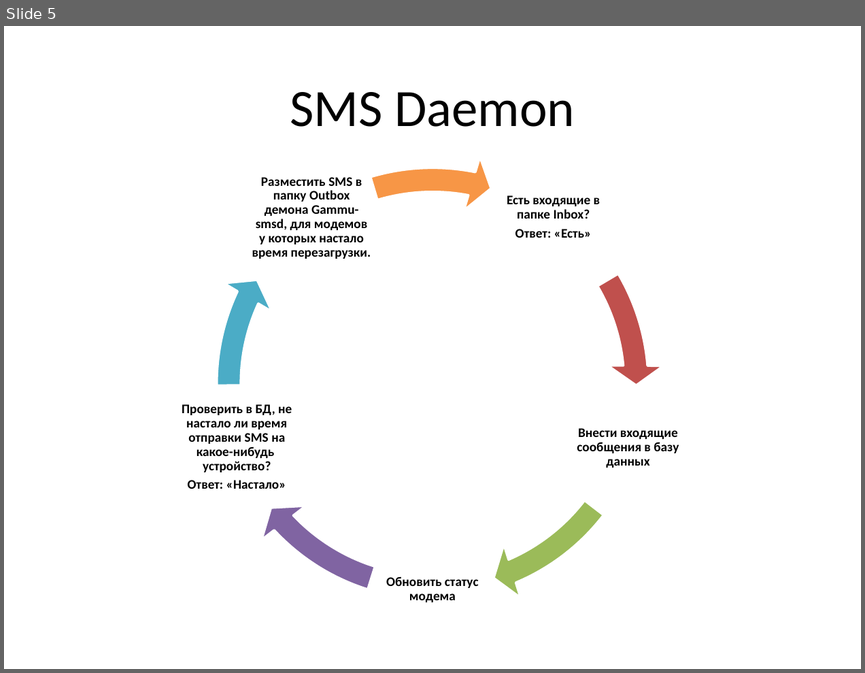
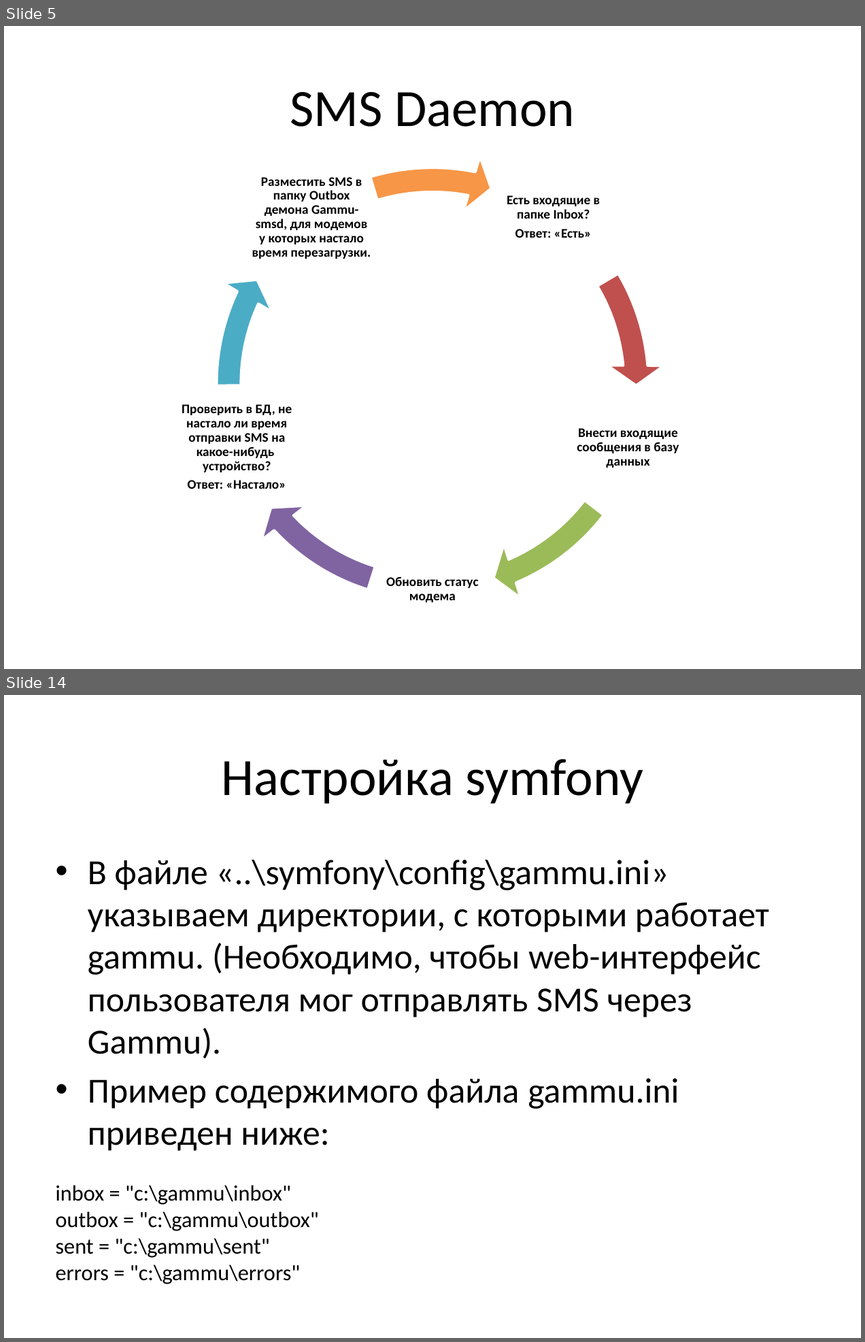
Before and after one commit to humantom88/city_lightning_symphony, a slide deck: doc/SUNO Mmanager.pptx. Shown one above the other, each under a label of ours: slide 5 before the commit, slides 5 and 14 after it; the slides between them are not shown. The pictures are 865x673 and 865x1342 pixels, drawn with LibreOffice and Linux fonts; fonts in the diff are those of the drawing. Boxes give left, top, right and bottom in pixels: in the first picture for what was removed or moved away, otherwise in the second. Text is boxed around its words. In the diff, an @@ line names an element or a change of style, - is before the commit and + after.

```diff
--- a/doc/SUNO Mmanager.pptx
+++ b/doc/SUNO Mmanager.pptx
@@ slide 14 added at (4, 695, 861, 1338), background #FFFFFF @@
@@ title added at (222, 759, 643, 804), 44 pt, text #000000 @@
+Настройка symfony
@@ text added at (56, 860, 769, 1257), 29.6 pt, text #000000 @@
+• В файле «..\symfony\config\gammu.ini» указываем директории, с которыми работает gammu. (Необходимо, чтобы web-интерфейс пользователя мог отправлять SMS через Gammu).
+• Пример содержимого файла gammu.ini приведен ниже:
+inbox = "c:\gammu\inbox"
+outbox = "c:\gammu\outbox"
+sent = "c:\gammu\sent"
+errors = "c:\gammu\errors"
```
Also in this commit, not shown: 1 slide changed, 20 other slides added, 10 other files.
